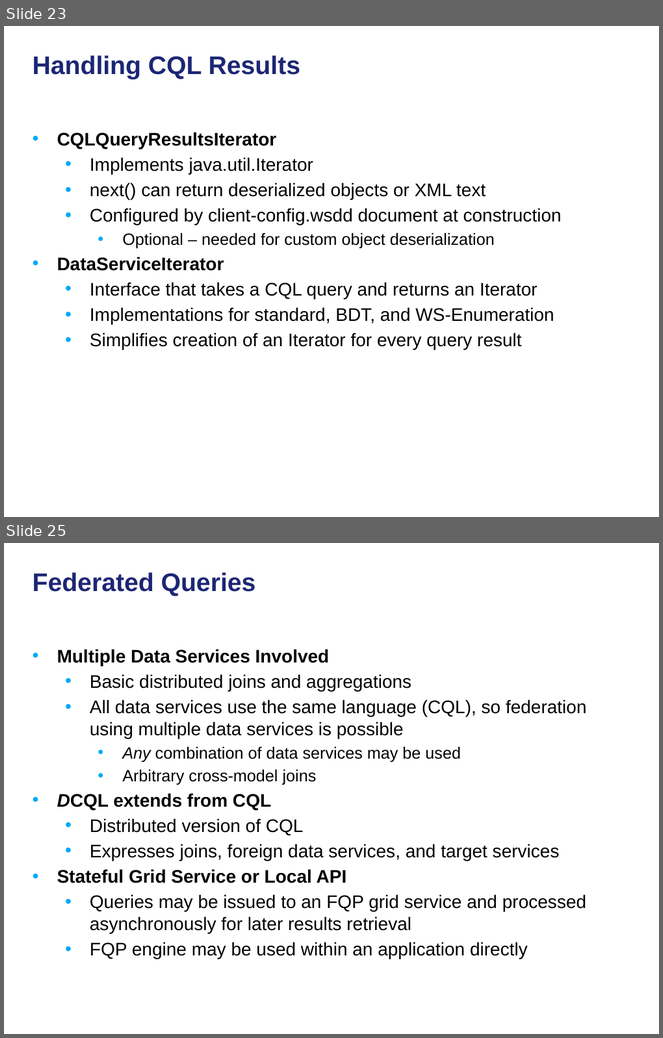
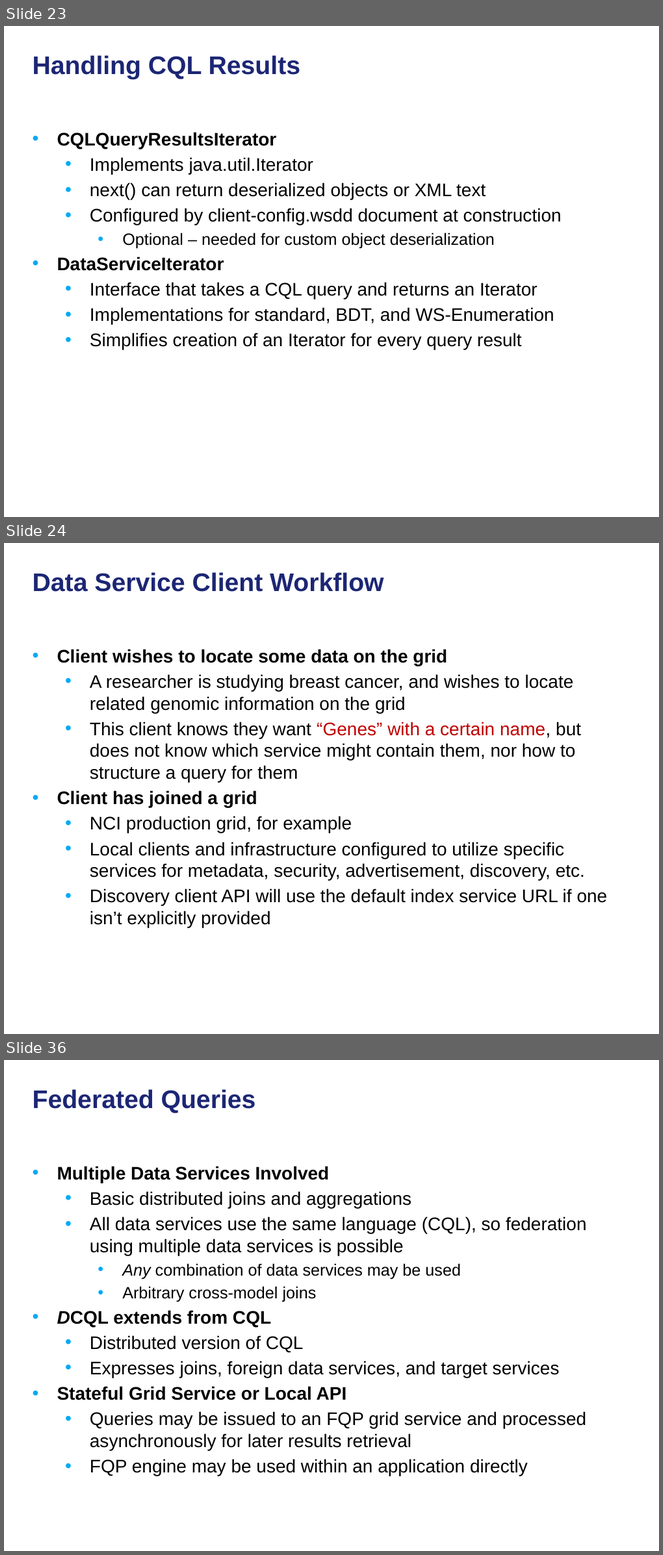
Before and after one commit to NCIP/cagrid-docs, a slide deck: presentations/200906_Novartis/caGrid Data Services.pptx. Shown one above the other, each under a label of ours: slides 23 and 25 before the commit, slides 23, 24 and 36 after it; the slides between them are not shown. The pictures are 663x1038 and 663x1555 pixels, drawn with LibreOffice and Linux fonts; fonts in the diff are those of the drawing; background and template pictures are left out. Boxes give left, top, right and bottom in pixels: in the first picture for what was removed or moved away, otherwise in the second. Text is boxed around its words. In the diff, an @@ line names an element or a change of style, - is before the commit and + after.

```diff
--- a/presentations/200906_Novartis/caGrid Data Services.pptx
+++ b/presentations/200906_Novartis/caGrid Data Services.pptx
@@ slide 24 added at (x1=4, y1=543, x2=659, y2=1034), background picture (left out) @@
@@ title added at (x1=33, y1=572, x2=384, y2=592), 28 pt, text #1C2674, bold @@
+Data Service Client Workflow
@@ text added at (x1=57, y1=649, x2=608, y2=928), 20 pt, text #000000 @@
+• Client wishes to locate some data on the grid
+  • A researcher is studying breast cancer, and wishes to locate related genomic information on the grid
+  • This client knows they want “Genes” with a certain name, but does not know which service might contain them, nor how to structure a query for them
+• Client has joined a grid
+  • NCI production grid, for example
+  • Local clients and infrastructure configured to utilize specific services for metadata, security, advertisement, discovery, etc.
+  • Discovery client API will use the default index service URL if one isn’t explicitly provided
@@ what was slide 25 is now slide 36 @@
```
Also in this commit, not shown: 12 other slides added, 1 slide removed.
